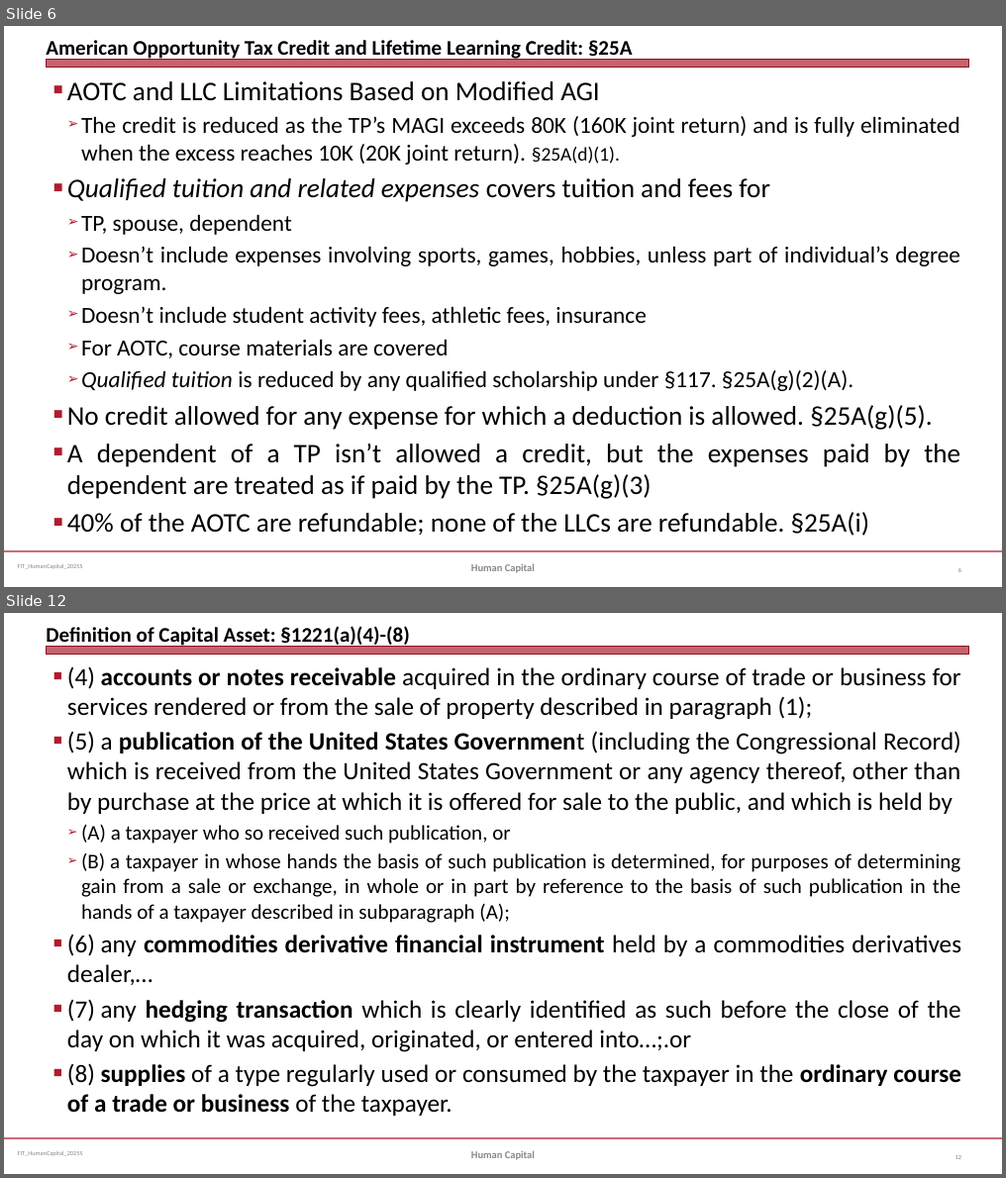
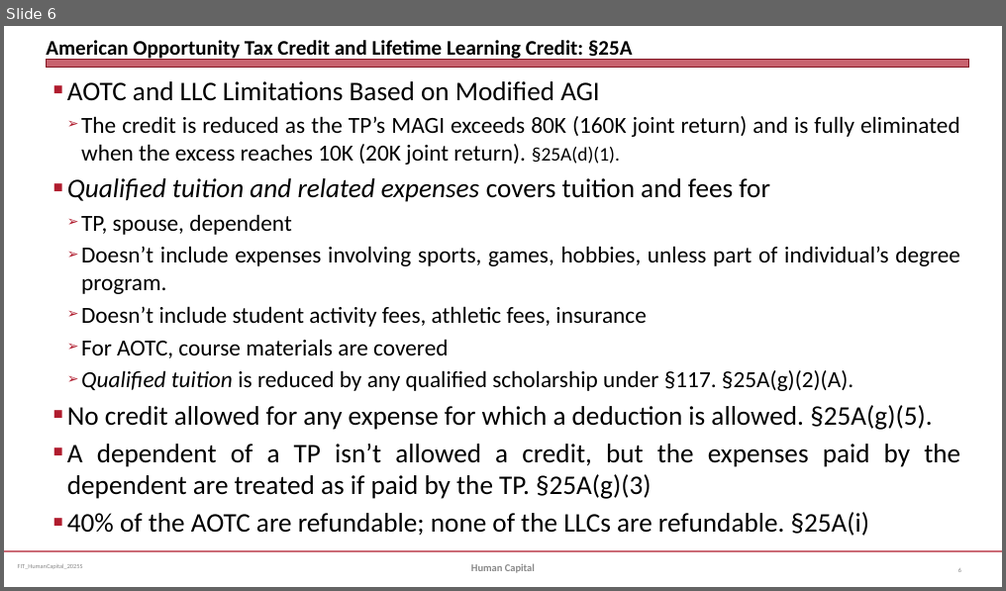
Before and after one commit to jmc877/Fed-Income-Tax, a slide deck: slides/FIT_HumanCapital_2025S.pptx. Shown one above the other, each under a label of ours: slides 6 and 12 before the commit, slide 6 after it; the slides between them are not shown. The pictures are 1006x1178 and 1006x591 pixels, drawn with LibreOffice and Linux fonts; fonts in the diff are those of the drawing. Boxes give left, top, right and bottom in pixels: in the first picture for what was removed or moved away, otherwise in the second. Text is boxed around its words. In the diff, an @@ line names an element or a change of style, - is before the commit and + after.

```diff
--- a/slides/FIT_HumanCapital_2025S.pptx
+++ b/slides/FIT_HumanCapital_2025S.pptx
@@ slide 12 removed at (4, 613, 1002, 1174), background #FFFFFF; not listed: 3 template elements that a slide beside it also shows @@
@@ title removed at (46, 626, 409, 648) @@
-Definition of Capital Asset: §1221(a)(4)-(8)
@@ text removed at (67, 666, 961, 1116) @@
-■ (4) accounts or notes receivable acquired in the ordinary course of trade or business for services rendered or from the sale of property described in paragraph (1);
-■ (5) a publication of the United States Government (including the Congressional Record) which is received from the United States Government or any agency thereof, other than by purchase at the price at which it is offered for sale to the public, and which is held by
-  ➢ (A) a taxpayer who so received such publication, or
-  ➢ (B) a taxpayer in whose hands the basis of such publication is determined, for purposes of determining gain from a sale or exchange, in whole or in part by reference to the basis of such publication in the hands of a taxpayer described in subparagraph (A);
-■ (6) any commodities derivative financial instrument held by a commodities derivatives dealer,…
-■ (7) any hedging transaction which is clearly identified as such before the close of the day on which it was acquired, originated, or entered into…;.or
-■ (8) supplies of a type regularly used or consumed by the taxpayer in the ordinary course of a trade or business of the taxpayer.
@@ text removed at (471, 1151, 535, 1160) @@
-Human Capital
@@ page number removed at (955, 1156, 961, 1159) @@
-12
```
Also in this commit, not shown: 1 slide changed, 8 other slides removed, 2 other files.
